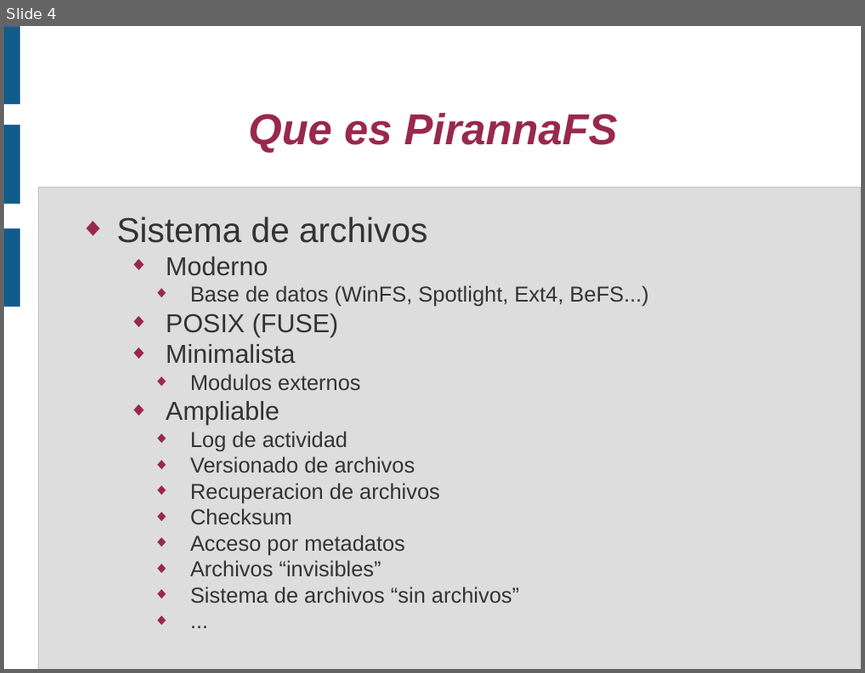
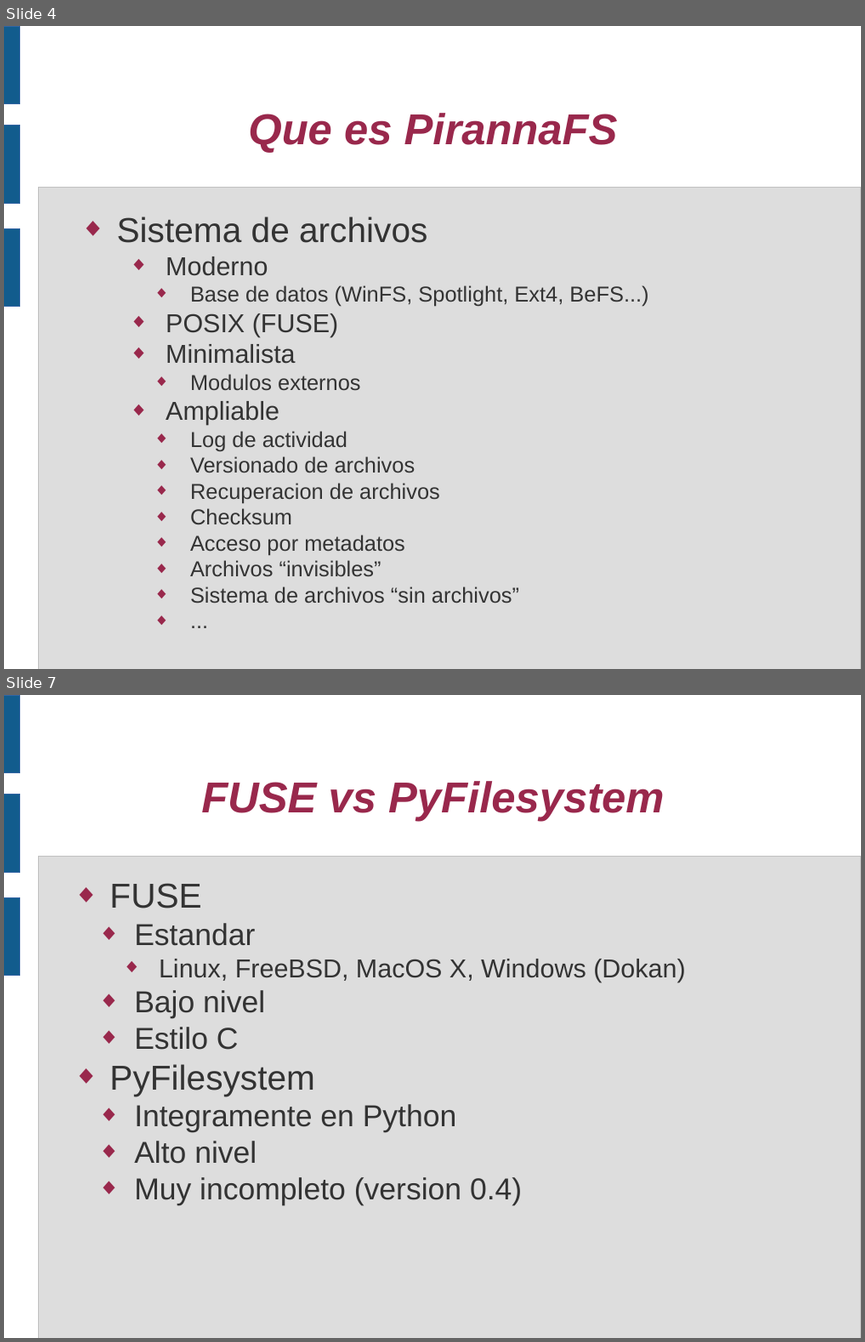
Before and after one commit to piranna/PirannaFS, a slide deck: doc/Presentacion V CUSL/PirannaFS.odp. Shown one above the other, each under a label of ours: slide 4 before the commit, slides 4 and 7 after it; the slides between them are not shown. The pictures are 865x673 and 865x1342 pixels, drawn with LibreOffice and Linux fonts; fonts in the diff are those of the drawing. Boxes give left, top, right and bottom in pixels: in the first picture for what was removed or moved away, otherwise in the second. Text is boxed around its words. In the diff, an @@ line names an element or a change of style, - is before the commit and + after.

```diff
--- a/doc/Presentacion V CUSL/PirannaFS.odp
+++ b/doc/Presentacion V CUSL/PirannaFS.odp
@@ slide 7 added at (x1=4, y1=695, x2=861, y2=1338), background #FFFFFF; not listed: 4 template elements that a slide beside it also shows @@
@@ title added at (x1=201, y1=781, x2=664, y2=822), 40 pt, text #99284C, bold, italic @@
+FUSE vs PyFilesystem
@@ text added at (x1=109, y1=883, x2=685, y2=1205), 28 pt, text #333333 @@
+◆ FUSE
+  ◆ Estandar
+    ◆ Linux, FreeBSD, MacOS X, Windows (Dokan)
+  ◆ Bajo nivel
+  ◆ Estilo C
+◆ PyFilesystem
+  ◆ Integramente en Python
+  ◆ Alto nivel
+  ◆ Muy incompleto (version 0.4)
```
Also in this commit, not shown: 3 slides changed, 11 other slides added.
